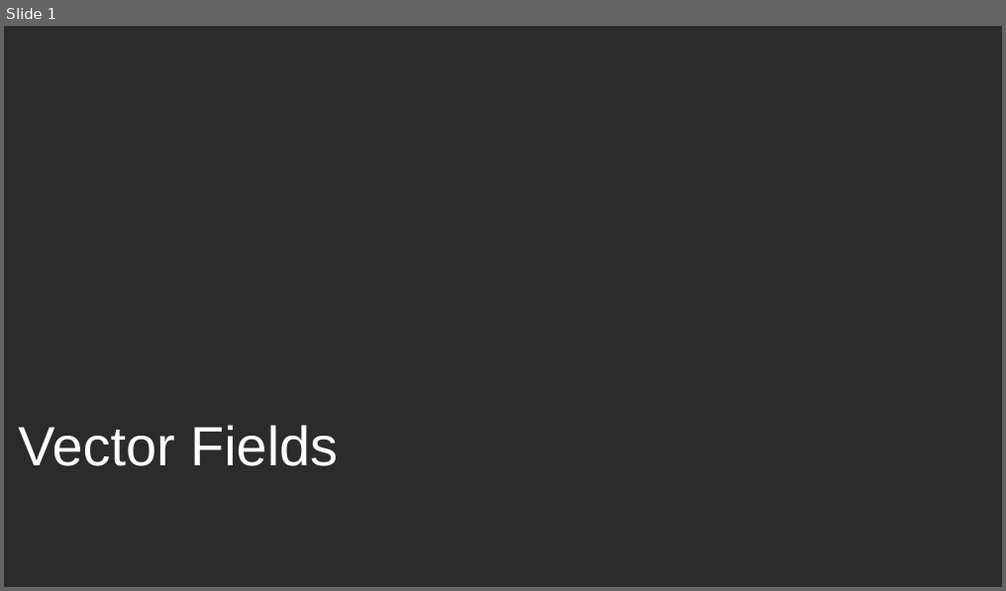
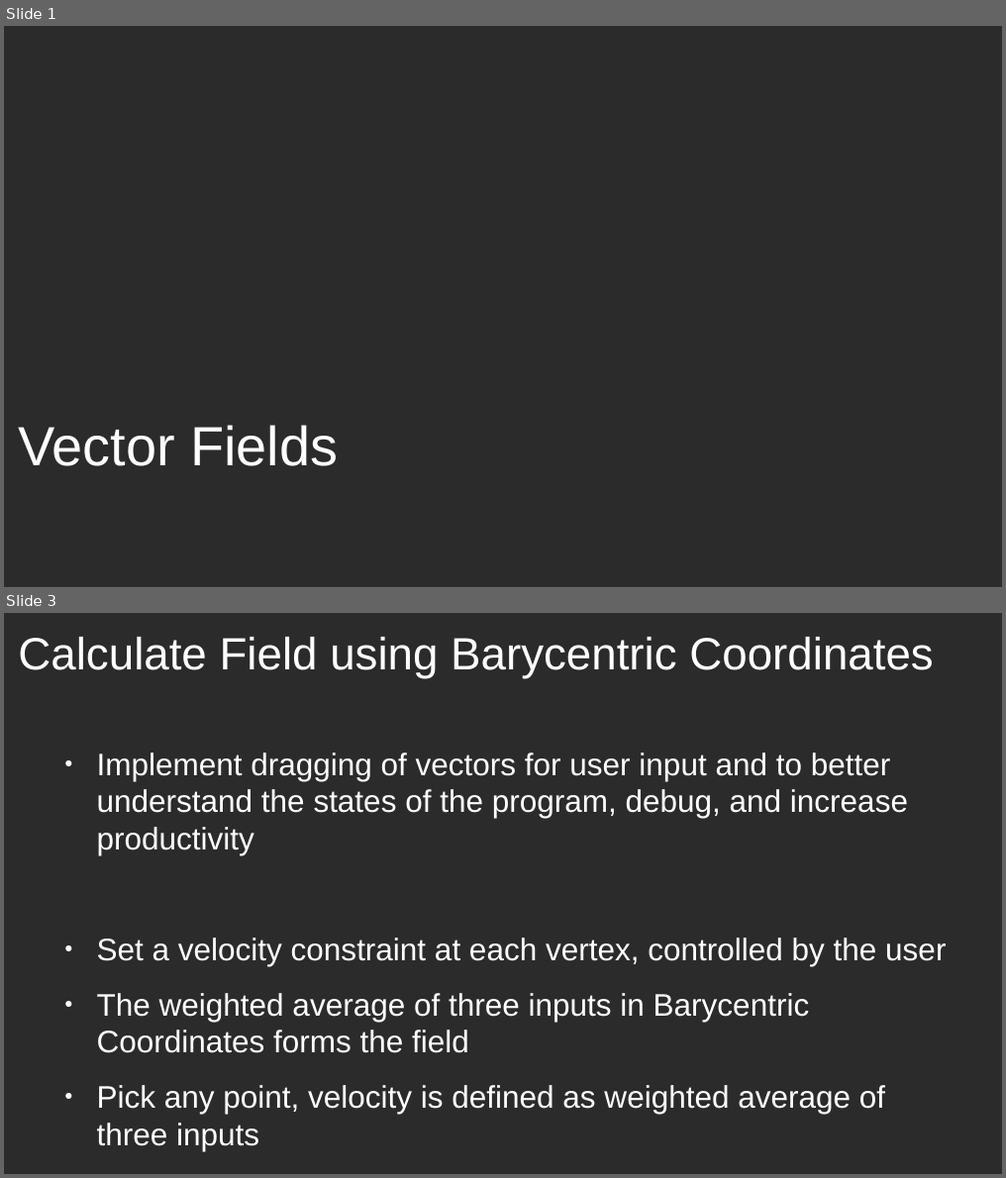
Before and after one commit to russellstrauss/vector-fields, a slide deck: presentation.odp. Shown one above the other, each under a label of ours: slide 1 before the commit, slides 1 and 3 after it; the slides between them are not shown. The pictures are 1006x591 and 1006x1178 pixels, drawn with LibreOffice and Linux fonts; fonts in the diff are those of the drawing; background and template pictures are left out; a plain dark background stands for a picture behind light text. Boxes give left, top, right and bottom in pixels: in the first picture for what was removed or moved away, otherwise in the second. Text is boxed around its words. In the diff, an @@ line names an element or a change of style, - is before the commit and + after.

Commit message:
Updating for presentation

```diff
--- a/presentation.odp
+++ b/presentation.odp
@@ slide 3 added at <box>4,613,1002,1174</box>, background picture (left out) @@
@@ title added at <box>18,637,933,679</box>, 36 pt, text #FFFFFF @@
+Calculate Field using Barycentric Coordinates
@@ text added at <box>97,753,945,1152</box>, 24.8 pt, text #FFFFFF @@
+● Implement dragging of vectors for user input and to better understand the states of the program, debug, and increase productivity
+● Set a velocity constraint at each vertex, controlled by the user
+● The weighted average of three inputs in Barycentric Coordinates forms the field
+● Pick any point, velocity is defined as weighted average of three inputs
```
Also in this commit, not shown: 1 slide changed, 1 other slide added, 1 slide removed, 2 other files.
